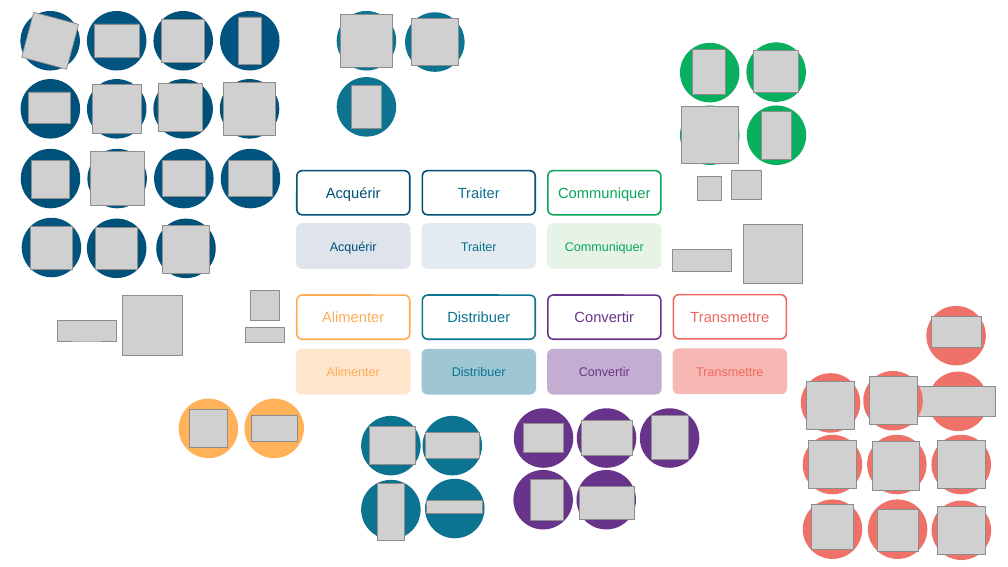
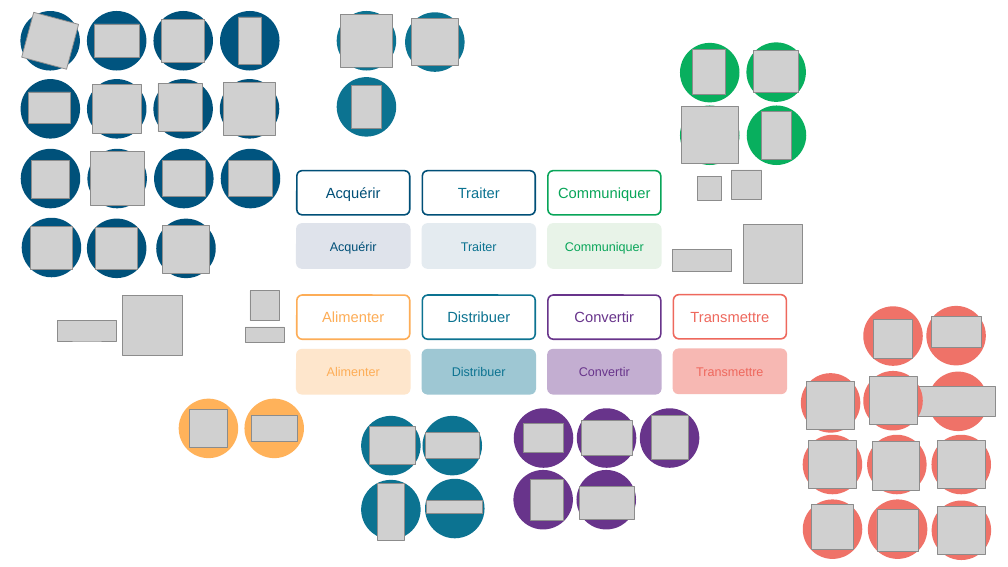
Before and after one commit to xpessoles/TP_Documents_PSI, a slide deck: slide 3 of ChaineFonctionnelle_V2.pptx. Drawn at 1008x567 pixels with LibreOffice and Linux fonts; fonts in the diff are those of the drawing; grey boxes stand for pictures; background and template pictures are left out. Boxes give left, top, right and bottom in pixels: in the first picture for what was removed or moved away, otherwise in the second. Text is boxed around its words. In the diff, an @@ line names an element or a change of style, - is before the commit and + after.

```diff
--- a/ChaineFonctionnelle_V2.pptx
+++ b/ChaineFonctionnelle_V2.pptx
@@ ellipse added at (864,306,923,366), fill #EF7268 @@
@@ picture added at (874,319,913,358) @@
```
Also in this commit, not shown: 1 other slide changed, 1 other file.
